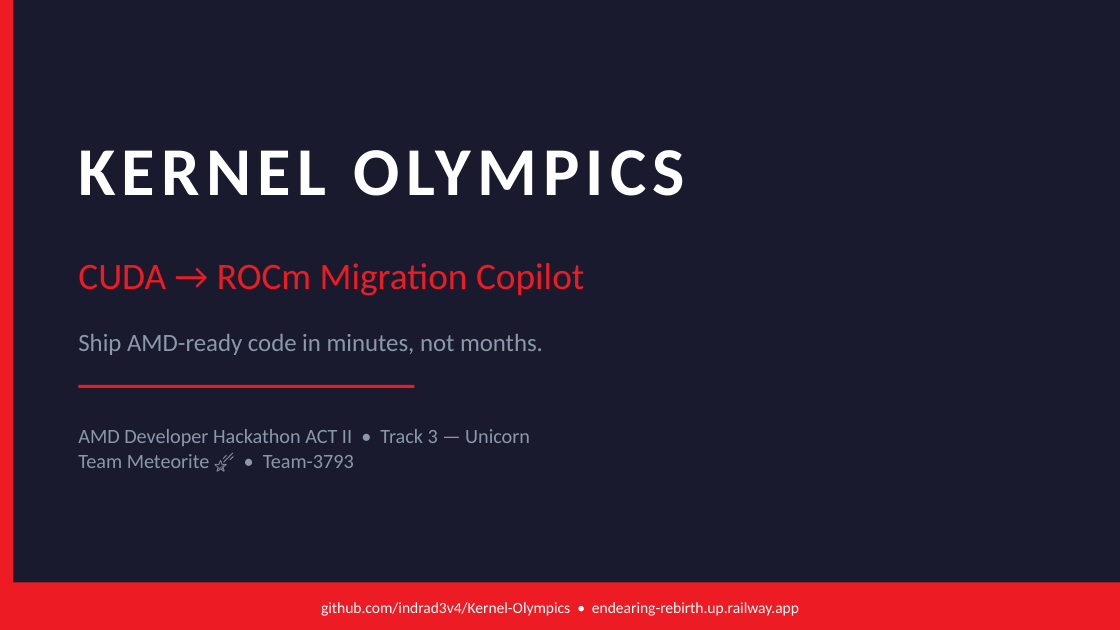
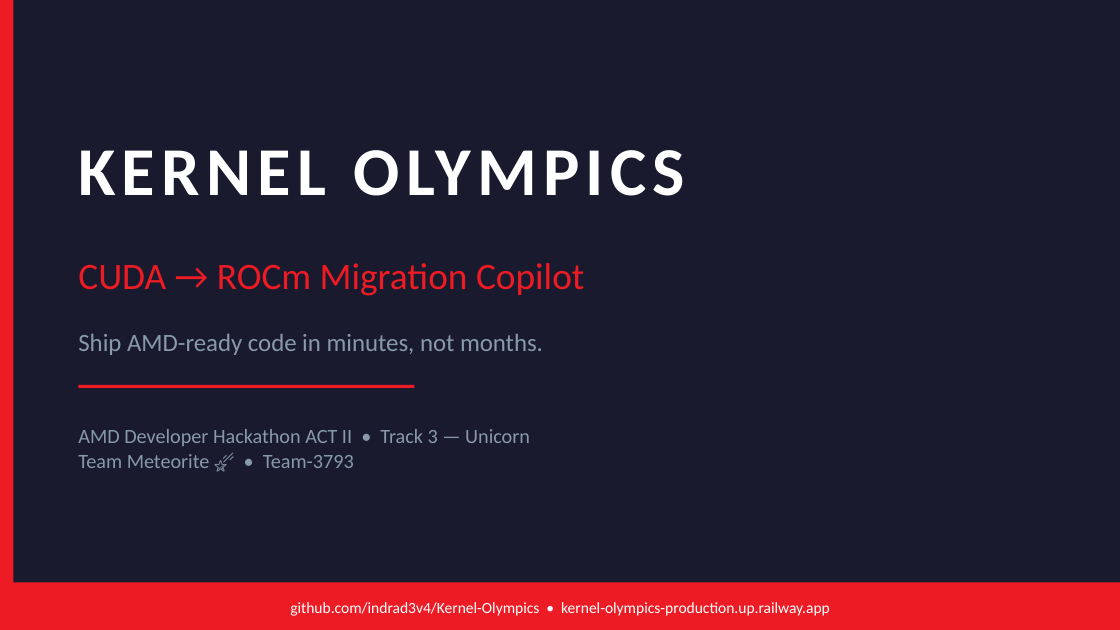
Before and after one commit to indrad3v4/Kernel-Olympics, a slide deck: slide 1 of slides/KernelOlympics_Deck.pptx. Drawn at 1120x630 pixels with LibreOffice and Linux fonts; fonts in the diff are those of the drawing. Boxes give left, top, right and bottom in pixels: in the first picture for what was removed or moved away, otherwise in the second. Text is boxed around its words. In the diff, an @@ line names an element or a change of style, - is before the commit and + after.

Commit message:
fix: update Railway URL to kernel-olympics-production.up.railway.app

```diff
--- a/slides/KernelOlympics_Deck.pptx
+++ b/slides/KernelOlympics_Deck.pptx
@@ text at <box>290,602,830,616</box>: text changed @@
-github.com/indrad3v4/Kernel-Olympics • endearing-rebirth.up.railway.app
+github.com/indrad3v4/Kernel-Olympics • kernel-olympics-production.up.railway.app
```
Also in this commit, not shown: 1 other slide changed, 3 other files.
